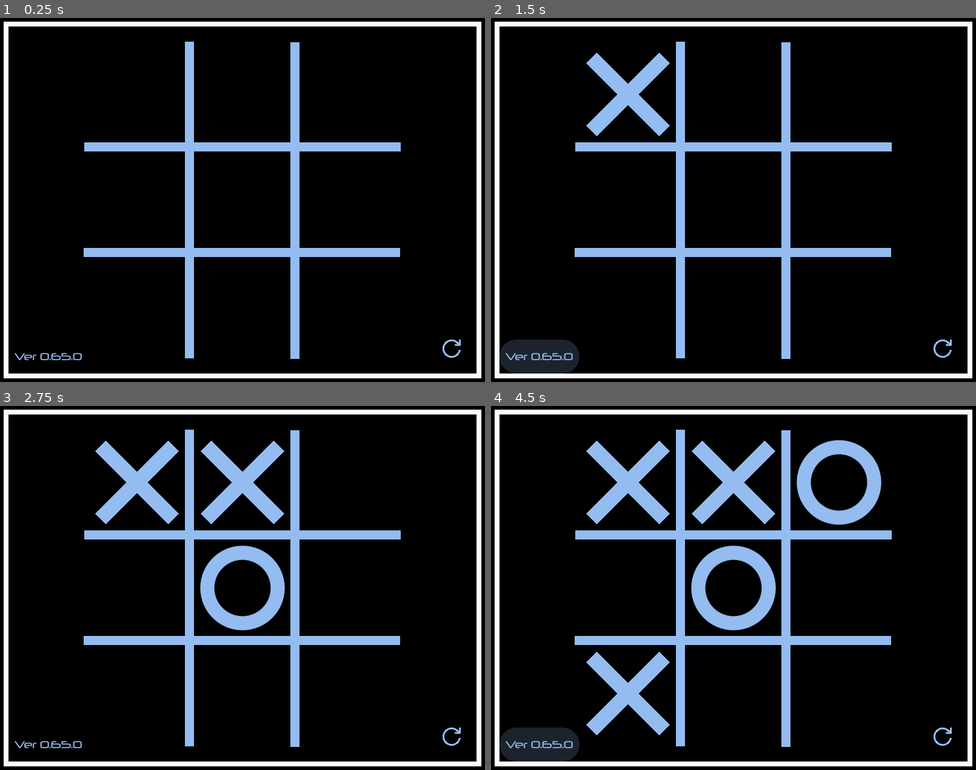
Above: before the commit, frames 1-4 (two rows, left to right).
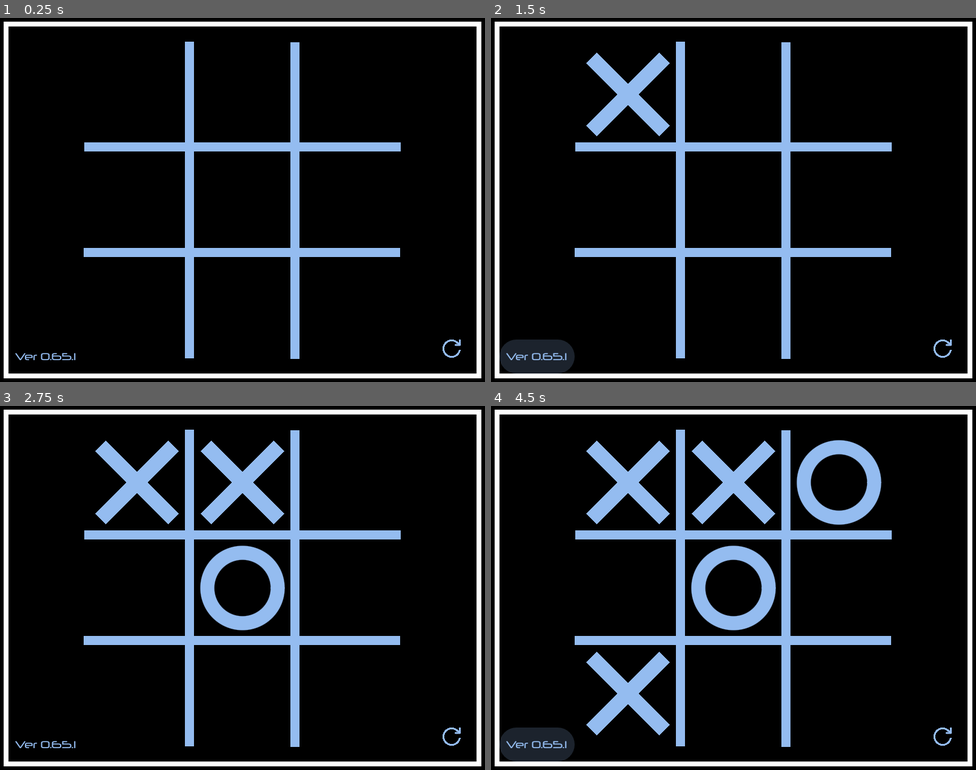
Above: after the commit, the same moments.

Repository: joshuafolkken/tic-tac-toe
Game: Godot game, scene res://scenes/main.tscn
The game is run twice, just before and just after one commit, with the same random seed, the same clock (stepped at 60 frames per second) and the same inputs.
Inputs (mouse positions are in pixels of both pictures, inside the frame that each line leads up to):
- Up to frame 1 (0.25 s): no input
- Up to frame 2 (1.5 s): click (626, 94) at 0.52 s; click "Ver 0.65.0" (after the commit: "Ver 0.65.1") at 1.25 s
- Up to frame 3 (2.75 s): click (242, 482) at 2.02 s
- Up to frame 4 (4.5 s): click "Ver 0.65.0" (after the commit: "Ver 0.65.1") at 2.75 s; click (626, 588) at 3.52 s; click "Ver 0.65.0" (after the commit: "Ver 0.65.1") at 4.25 s

The runs differ from the first frame. In frame 1, 0.1% of the frame differs, in the area x 3-17%, y 92-94%; in frame 2, 0.2%, in the area x 3-19%, y 88-98%; in frame 3, 0.1%; in frame 4, 0.2%.

Commit message:
fix the text z order #223 version

Diff:
--- a/project.godot
+++ b/project.godot
@@ -11,7 +11,7 @@
 [application]
 
 config/name="Tic Tac Toe"
-config/version="0.65.0"
+config/version="0.65.1"
 run/main_scene="res://scenes/main.tscn"
 config/features=PackedStringArray("4.3", "GL Compatibility")
 config/icon="res://icon.svg"
